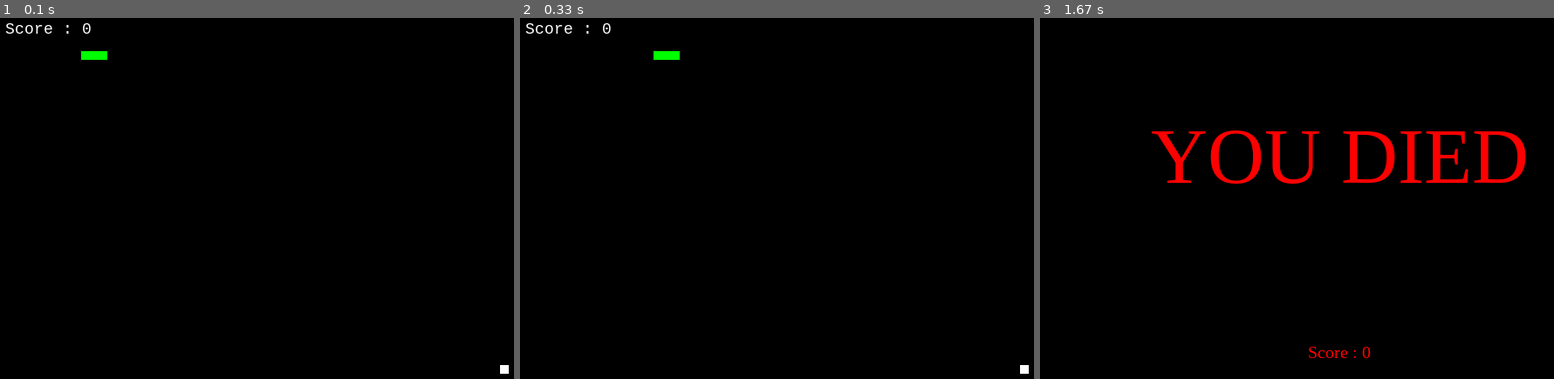
Above: before the commit, frames 1-3 (left to right).
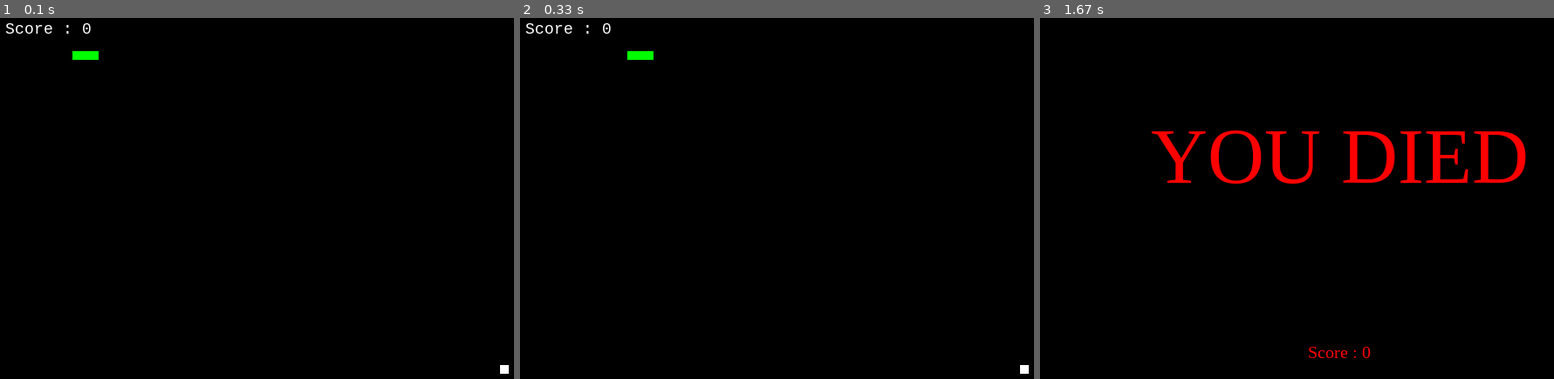
Above: after the commit, the same moments.

Repository: 09aarlin-glitch/hackgruppen
Game: pygame game, started from main.py
Two runs of this game, one before a commit and one after it. Both use one fixed random seed, a clock stepped at 60 frames per second and the inputs below.
Inputs:
- Up to frame 1 (0.1 s): no input
- Up to frame 2 (0.33 s): no input
- Up to frame 3 (1.67 s): tap W at 0.33 s

The runs differ from the first frame. In frame 1, less than 0.1% of the frame differs, in the area x 14-21%, y 9-12%; in frame 2, 0.2%, in the area x 20-32%, y 9-12%; in frame 3, nothing differs.

Commit message:
fixing the fps dependent thing
Co-authored-by: Copilot <copilot@github.com>

Diff:
--- a/main.py
+++ b/main.py
@@ -57,6 +57,11 @@
 change_to = direction
 
 score = 0
+
+# Delta time movement system
+# Lower value = faster snake (time between moves in seconds)
+move_delay = 0.1  # 0.1s = fast, 0.5s = slow
+time_since_last_move = 0.0
 
 
 # Game Over
@@ -118,25 +123,31 @@
     if change_to == 'RIGHT' and direction != 'LEFT':
         direction = 'RIGHT'
 
-    # Moving the snake
-    if direction == 'UP':
-        snake_pos[1] -= 10
-    if direction == 'DOWN':
-        snake_pos[1] += 10
-    if direction == 'LEFT':
-        snake_pos[0] -= 10
-    if direction == 'RIGHT':
-        snake_pos[0] += 10
+    # Delta time movement - only move at fixed grid intervals
+    time_since_last_move += 1 / difficulty  # Using difficulty as FPS for timing
 
-    # Snake body growing mechanism
-    snake_body.insert(0, list(snake_pos))
-    head_rect = pygame.Rect(snake_pos[0], snake_pos[1], 10, 10)
-    food_rect = pygame.Rect(food_pos[0], food_pos[1], 10, 10)
-    if head_rect.colliderect(food_rect):
-        score += 1
-        food_spawn = False
-    else:
-        snake_body.pop()
+    if time_since_last_move >= move_delay:
+        time_since_last_move = 0
+
+        # Moving the snake
+        if direction == 'UP':
+            snake_pos[1] -= 10
+        if direction == 'DOWN':
+            snake_pos[1] += 10
+        if direction == 'LEFT':
+            snake_pos[0] -= 10
+        if direction == 'RIGHT':
+            snake_pos[0] += 10
+
+        # Snake body growing mechanism
+        snake_body.insert(0, list(snake_pos))
+        head_rect = pygame.Rect(snake_pos[0], snake_pos[1], 10, 10)
+        food_rect = pygame.Rect(food_pos[0], food_pos[1], 10, 10)
+        if head_rect.colliderect(food_rect):
+            score += 1
+            food_spawn = False
+        else:
+            snake_body.pop()
 
     # Spawning food on the screen
     if not food_spawn:
@@ -168,5 +179,5 @@
     show_score(1, white, 'consolas', 20)
     # Refresh game screen
     pygame.display.update()
-    # Refresh rate
-    fps_controller.tick(difficulty)
+    # Run at 60 FPS for smooth rendering (movement is controlled by move_delay)
+    fps_controller.tick(60)
